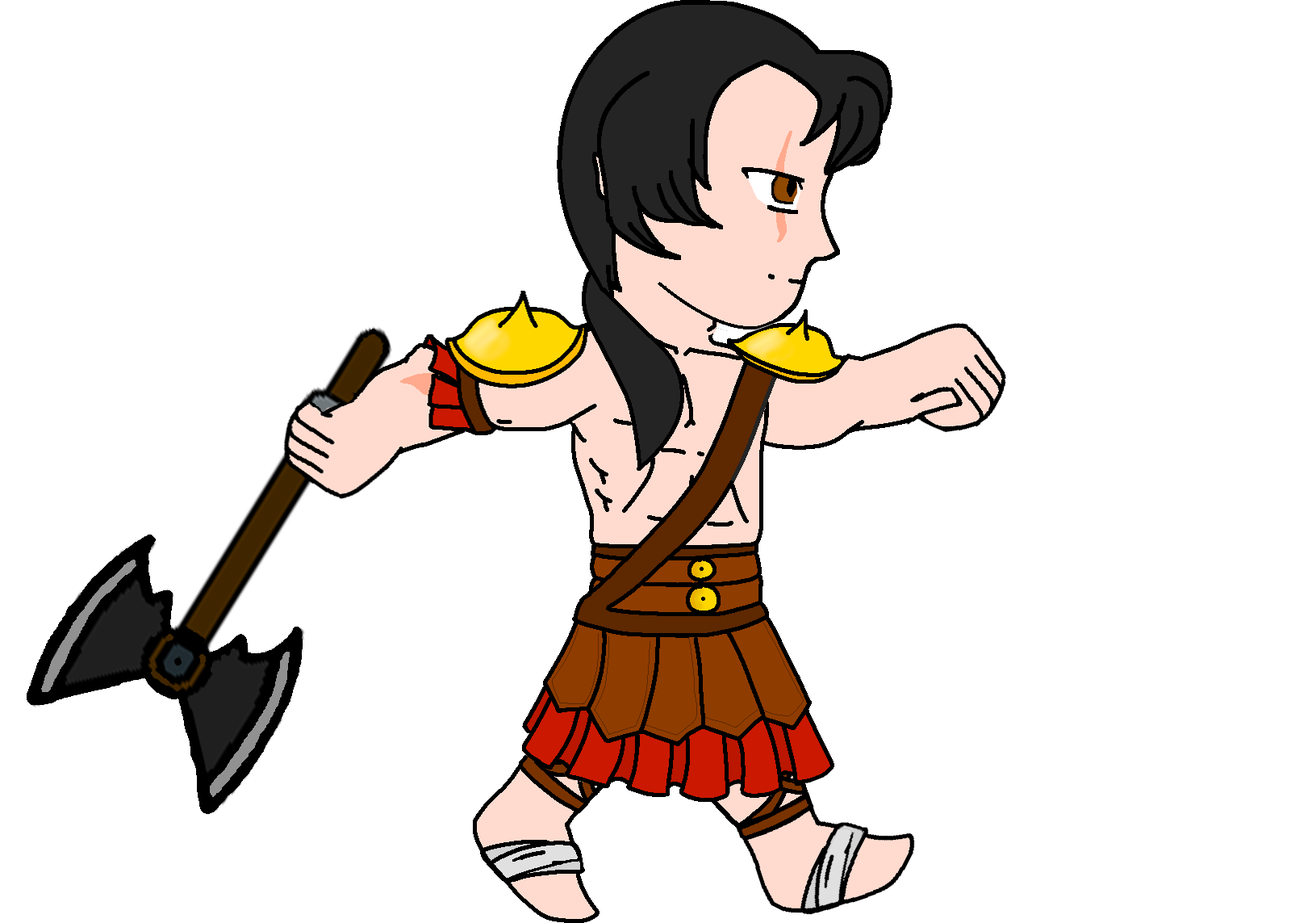
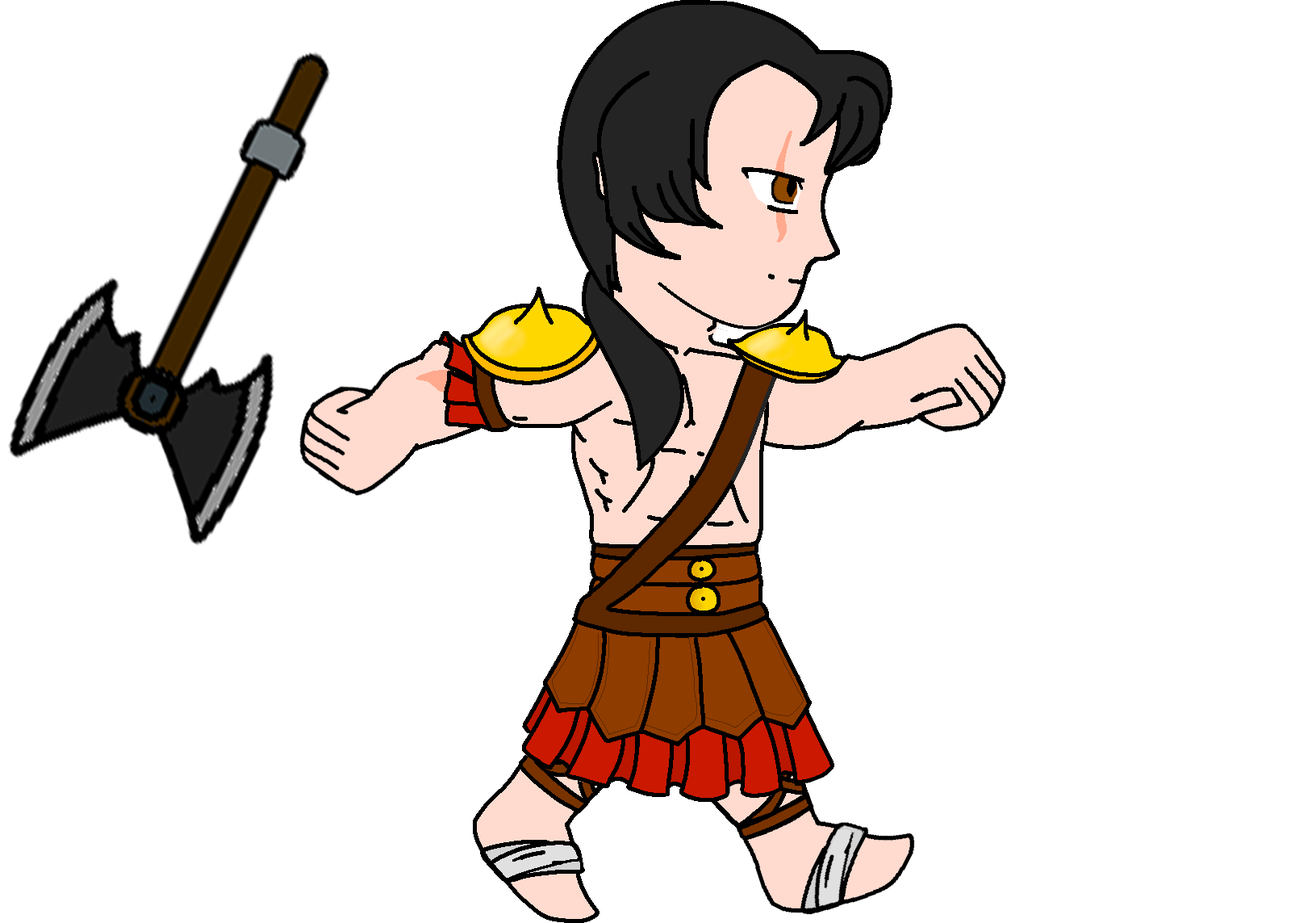
Comparing the layer stacks of the two (1291, 923) images. Changes:
hid "mainethache" over (x1=25, y1=290, x2=611, y2=817)
showed "Calque copié" over (x1=298, y1=286, x2=613, y2=497)
showed "hache", painted on it over (x1=8, y1=50, x2=427, y2=805)
